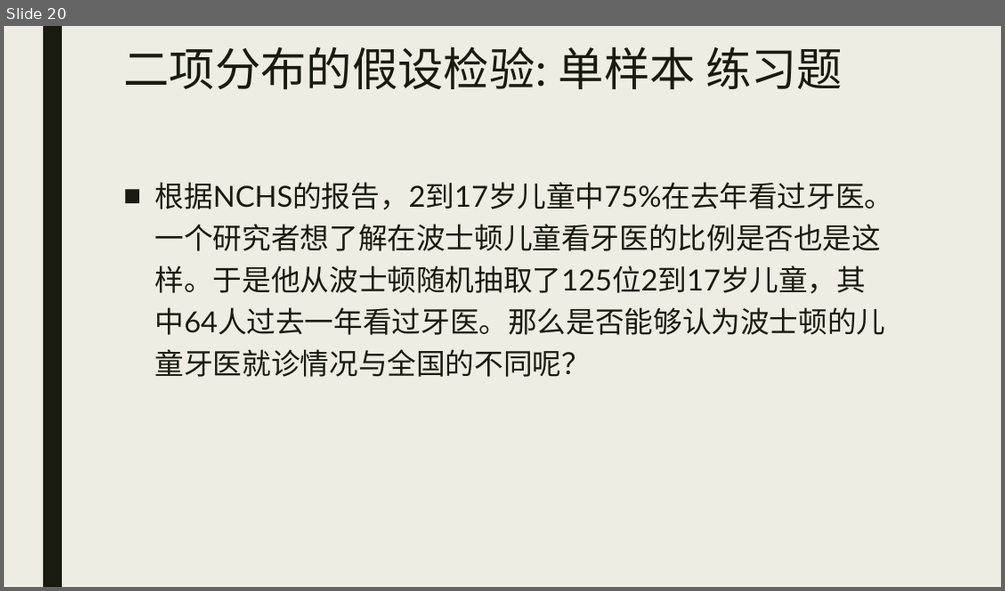
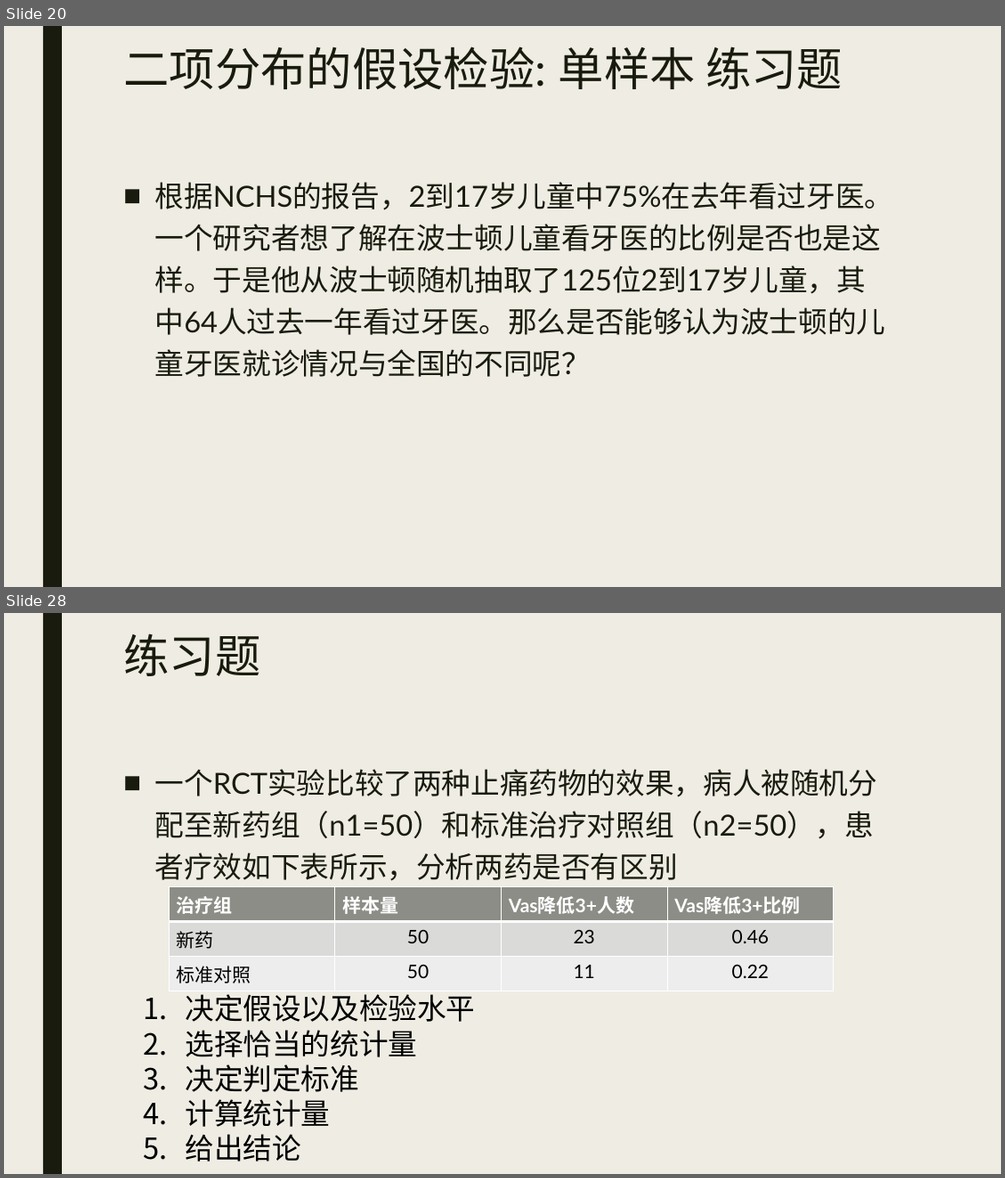
Before and after one commit to beneon/medstat, a slide deck: lect-6/二分变量的检验以及样本量估计.pptx. Shown one above the other, each under a label of ours: slide 20 before the commit, slides 20 and 28 after it; the slides between them are not shown. The pictures are 1005x591 and 1005x1178 pixels, drawn with LibreOffice and Linux fonts; fonts in the diff are those of the drawing. Boxes give left, top, right and bottom in pixels: in the first picture for what was removed or moved away, otherwise in the second. Text is boxed around its words. In the diff, an @@ line names an element or a change of style, - is before the commit and + after.

```diff
--- a/lect-6/二分变量的检验以及样本量估计.pptx
+++ b/lect-6/二分变量的检验以及样本量估计.pptx
@@ slide 28 added at box(4, 613, 1001, 1174), background #EFEDE3; not listed: 1 template element that a slide beside it also shows @@
@@ title added at box(123, 633, 260, 676), 44 pt, text #191B0E @@
+练习题
@@ text added at box(155, 769, 878, 881), 28 pt, text #191B0E @@
+■ 一个RCT实验比较了两种止痛药物的效果，病人被随机分配至新药组（n1=50）和标准治疗对照组（n2=50），患者疗效如下表所示，分析两药是否有区别
@@ table added at box(169, 887, 833, 987), 3 rows, 4 columns @@
+治疗组 | 样本量 | Vas降低3+人数 | Vas降低3+比例
+新药 | 50 | 23 | 0.46
+标准对照 | 50 | 11 | 0.22
@@ text added at box(185, 994, 475, 1161), 28 pt, text #000000 @@
+1. 决定假设以及检验水平
+2. 选择恰当的统计量
+3. 决定判定标准
+4. 计算统计量
+5. 给出结论
```
Also in this commit, not shown: 17 other slides added.
